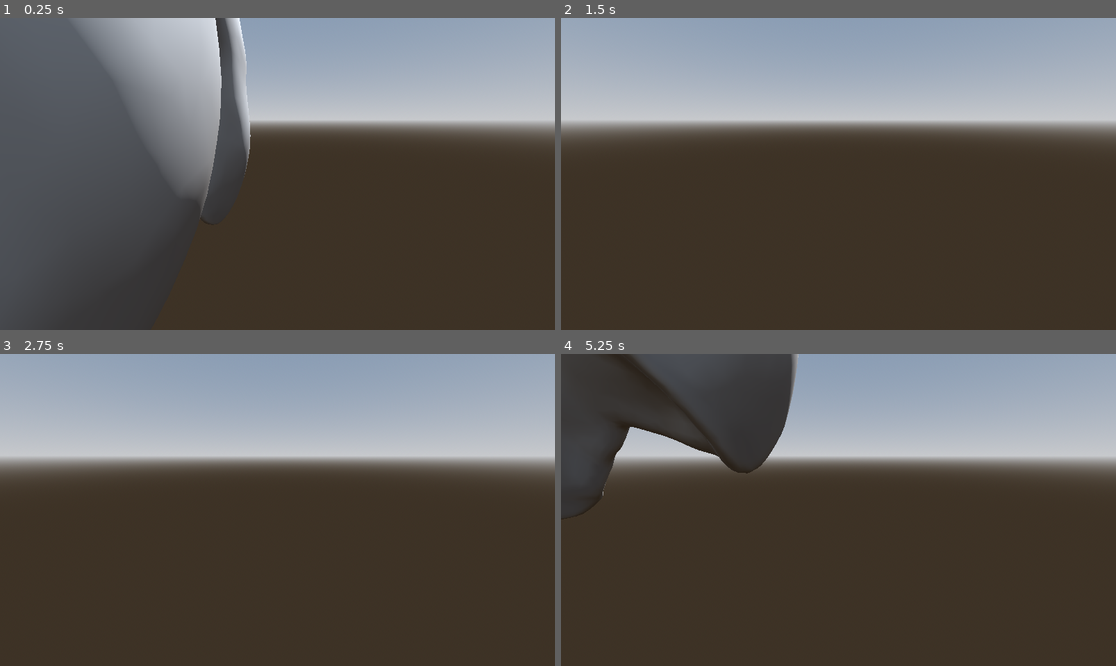
Above: before the commit, frames 1-4 (two rows, left to right).
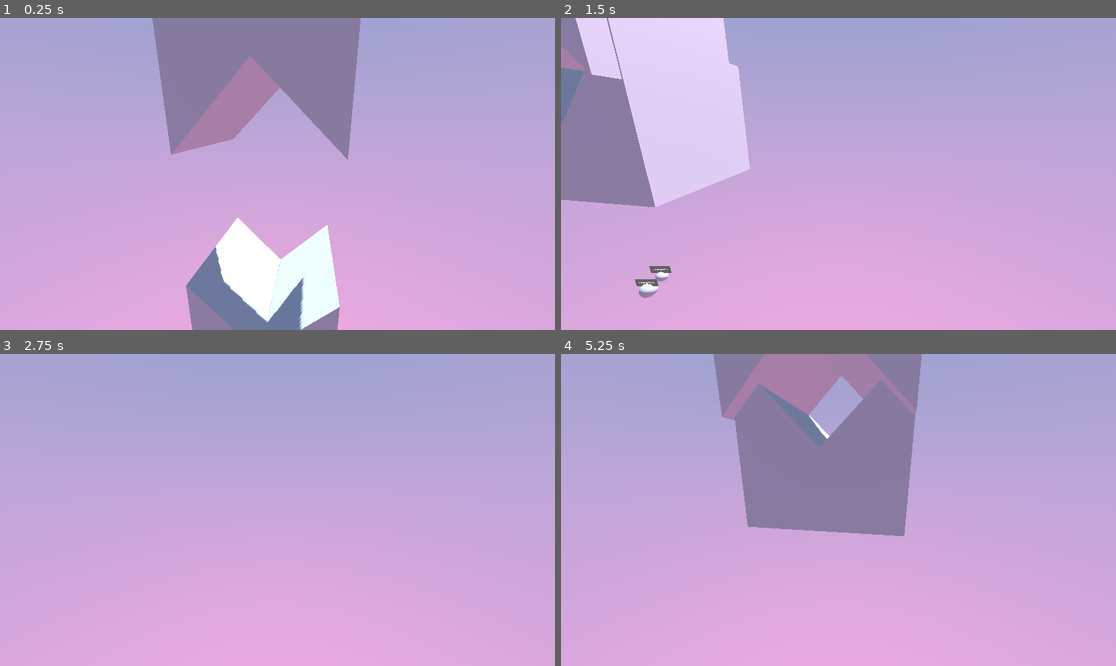
Above: after the commit, the same moments.

Repository: nialsiG/CHEETA
Game: Godot game, scene res://Scenes/world.tscn
The game is run twice, just before and just after one commit, with the same random seed, the same clock (stepped at 60 frames per second) and the same inputs.
Inputs (mouse positions are in pixels of both pictures, inside the frame that each line leads up to):
- Up to frame 1 (0.25 s): no input
- Up to frame 2 (1.5 s): move the mouse to (960, 158) at 0.52 s; hold Right (ui_right) 0.53-1.28 s; click (960, 158) at 0.67 s; move the mouse to (727, 189) at 1.27 s; hold Down (ui_down) from 1.28 s (still down); click (727, 189) at 1.42 s
- Up to frame 3 (2.75 s): move the mouse to (333, 441) at 2.02 s; release Down (ui_down) at 2.03 s; hold Right (ui_right) from 2.03 s (still down); click (333, 441) at 2.17 s
- Up to frame 4 (5.25 s): tap Enter at 2.75 s; move the mouse to (810, 572) at 2.77 s; release Right (ui_right) at 2.78 s; hold Up (ui_up) 2.78-3.53 s; click (810, 572) at 2.92 s; move the mouse to (1005, 556) at 3.52 s; hold Left (ui_left) 3.53-5.03 s; click (1005, 556) at 3.67 s; move the mouse to (672, 463) at 4.27 s; click (672, 463) at 4.42 s; move the mouse to (866, 510) at 5.02 s; hold Down (ui_down) from 5.03 s (still down); click (866, 510) at 5.17 s

The runs differ from the first frame. In frame 1, 94% of the frame differs, in the area x 0-100%, y 0-100%; in frame 2, 91%; in frame 3, 86%; in frame 4, 94%.

Commit message:
simplified collision system + food particle of changeable size

Diff:
--- /dev/null
+++ b/Cheeta/Scenes/food_particle.gd
@@ -0,0 +1,30 @@
+class_name FoodParticle extends CharacterBody3D
+
+# S5 > S4 > S3 > S2 > S1
+enum size { S1, S2, S3, S4, S5 }
+
+@export var initial_size: size = size.S5
+@export var size_factor: float = 0.1
+
+@onready var sphere_mesh: CSGSphere3D = $CSGSphere3D
+@onready var collision_shape: CollisionShape3D = $CollisionShape3D
+
+func _ready():
+	UpdateSize(initial_size)
+
+func _physics_process(delta):
+	# Add the gravity.
+	velocity += get_gravity() * delta
+	move_and_slide()
+
+func UpdateSize(_size: size):
+	var radius: float
+	match _size:
+		size.S1: radius = 1
+		size.S2: radius = 2
+		size.S3: radius = 3
+		size.S4: radius = 4
+		size.S5: radius = 5
+		_: radius = 1
+	sphere_mesh.radius = radius * size_factor
+	collision_shape.shape.radius = radius * size_factor
--- /dev/null
+++ b/Cheeta/Scenes/food_particle.tscn
@@ -0,0 +1,39 @@
+[gd_scene load_steps=4 format=3 uid="uid://dhe8fc0f61kr2"]
+
+[ext_resource type="Script" path="res://Scenes/food_particle.gd" id="1_q2npe"]
+
+[sub_resource type="SphereShape3D" id="SphereShape3D_3hmt0"]
+radius = 0.2
+
+[sub_resource type="ViewportTexture" id="ViewportTexture_j8wk3"]
+viewport_path = NodePath("sticker/SubViewport")
+
+[node name="food_particle" type="CharacterBody3D"]
+script = ExtResource("1_q2npe")
+initial_size = 3
+
+[node name="CSGSphere3D" type="CSGSphere3D" parent="."]
+radius = 0.2
+
+[node name="CollisionShape3D" type="CollisionShape3D" parent="."]
+shape = SubResource("SphereShape3D_3hmt0")
+
+[node name="sticker" type="Node3D" parent="."]
+transform = Transform3D(1, 0, 0, 0, 1, 0, 0, 0, 1, 0.000330448, 0.457386, -0.000211239)
+
+[node name="SubViewport" type="SubViewport" parent="sticker"]
+size = Vector2i(120, 50)
+
+[node name="Label" type="Label" parent="sticker/SubViewport"]
+anchors_preset = 15
+anchor_right = 1.0
+anchor_bottom = 1.0
+grow_horizontal = 2
+grow_vertical = 2
+text = "Contacts: 0"
+horizontal_alignment = 1
+vertical_alignment = 1
+
+[node name="Sprite3D" type="Sprite3D" parent="sticker"]
+billboard = 2
+texture = SubResource("ViewportTexture_j8wk3")
--- a/Cheeta/Scenes/player.gd
+++ b/Cheeta/Scenes/player.gd
@@ -17,7 +17,7 @@
 		_camera.rotation.x = clamp(_camera.rotation.x, -PI/6, PI/6)
 
 func _physics_process(delta):
-	var input_dir = Input.get_vector("ui_left", "ui_right", "ui_up", "ui_down")
+	var input_dir = Input.get_vector("move_left", "move_right", "move_up", "move_down")
 	var direction = (transform.basis * Vector3(input_dir.x, input_dir.y, 0)).normalized()
 
 	if direction:
--- /dev/null
+++ b/Cheeta/Scenes/tooth.gd
@@ -0,0 +1,45 @@
+extends CharacterBody3D
+
+@export var initial_orientation: Vector3
+
+@onready var collision_polygon = $CollisionShape3D
+@onready var static_mesh = $MeshInstance3D
+
+func _ready():
+	#TODO Change mesh based on import
+	#static_mesh.mesh = CreateMesh()
+	#collision_polygon.shape = static_mesh.mesh
+	rotate_x(initial_orientation.x)
+	rotate_y(initial_orientation.y)
+	rotate_z(initial_orientation.z)
+
+
+#region Mesh import
+func CreateMesh():
+	var vertices = PackedVector3Array()
+	print(vertices)
+	vertices.push_back(Vector3(0, 1, 0))
+	print(vertices)
+	vertices.push_back(Vector3(1, 0, 0))
+	print(vertices)
+	vertices.push_back(Vector3(0, 0, 1))
+	print(vertices)
+	vertices.push_back(Vector3(0, 2, 0))
+	print(vertices)
+	vertices.push_back(Vector3(2, 0, 0))
+	print(vertices)
+	vertices.push_back(Vector3(0, 0, 2))
+	print(vertices)
+
+	# Initialize the ArrayMesh.
+	var arr_mesh = ArrayMesh.new()
+	var arrays = []
+	arrays.resize(Mesh.ARRAY_MAX)
+	arrays[Mesh.ARRAY_VERTEX] = vertices
+
+	# Create the Mesh.
+	arr_mesh.add_surface_from_arrays(Mesh.PRIMITIVE_TRIANGLES, arrays)
+	print(arr_mesh.get_faces())
+	print(arr_mesh.get_aabb())
+	return (arr_mesh)
+#endregion
--- /dev/null
+++ b/Cheeta/Scenes/tooth.tscn
@@ -0,0 +1,24 @@
+[gd_scene load_steps=3 format=3 uid="uid://cg12ff4kayco5"]
+
+[ext_resource type="Script" path="res://Scenes/tooth.gd" id="1_f2npo"]
+
+[sub_resource type="ArrayMesh" id="ArrayMesh_sd8sq"]
+
+[node name="tooth" type="CharacterBody3D"]
+script = ExtResource("1_f2npo")
+
+[node name="CSGPolygon3D" type="CSGPolygon3D" parent="."]
+transform = Transform3D(1, 0, 0, 0, 1, 0, 0, 0, 1, 0, 0, 2.5)
+polygon = PackedVector2Array(0, 0, 0, 5, 5, 5, 5, 0, 2.5, 2.5)
+depth = 5.0
+
+[node name="CollisionPolygon3D" type="CollisionPolygon3D" parent="."]
+depth = 5.0
+polygon = PackedVector2Array(0, 0, 0, 5, 5, 5, 5, 0, 2.5, 2.5)
+
+[node name="MeshInstance3D" type="MeshInstance3D" parent="."]
+visible = false
+mesh = SubResource("ArrayMesh_sd8sq")
+
+[node name="CollisionShape3D" type="CollisionShape3D" parent="."]
+visible = false
--- a/Cheeta/Scenes/world.tscn
+++ b/Cheeta/Scenes/world.tscn
@@ -1,15 +1,22 @@
-[gd_scene load_steps=8 format=3 uid="uid://dpjoefpe0kold"]
+[gd_scene load_steps=11 format=3 uid="uid://dpjoefpe0kold"]
 
 [ext_resource type="Script" path="res://Scenes/lower.gd" id="1_5bihv"]
+[ext_resource type="PackedScene" uid="uid://cg12ff4kayco5" path="res://Scenes/tooth.tscn" id="1_md78a"]
 [ext_resource type="PackedScene" uid="uid://6fv002hffeil" path="res://Scenes/player.tscn" id="2_llk3r"]
-[ext_resource type="PackedScene" uid="uid://b7tfx008pvdr7" path="res://Assets/Semnopithecus-entellus_USNM-49779_lm2_60_0.55_-0.58.obj" id="3_ptly3"]
+[ext_resource type="PackedScene" uid="uid://dhe8fc0f61kr2" path="res://Scenes/food_particle.tscn" id="4_gu4m8"]
 
-[sub_resource type="ProceduralSkyMaterial" id="ProceduralSkyMaterial_q44wh"]
-sky_horizon_color = Color(0.64625, 0.65575, 0.67075, 1)
-ground_horizon_color = Color(0.64625, 0.65575, 0.67075, 1)
+[sub_resource type="Gradient" id="Gradient_ow6wo"]
+colors = PackedColorArray(0.1764, 0.4788, 0.63, 1, 1, 0.54, 0.816, 1)
+
+[sub_resource type="GradientTexture2D" id="GradientTexture2D_kxid1"]
+gradient = SubResource("Gradient_ow6wo")
+fill_to = Vector2(0, 1)
+
+[sub_resource type="PanoramaSkyMaterial" id="PanoramaSkyMaterial_ygdvt"]
+panorama = SubResource("GradientTexture2D_kxid1")
 
 [sub_resource type="Sky" id="Sky_cb6wi"]
-sky_material = SubResource("ProceduralSkyMaterial_q44wh")
+sky_material = SubResource("PanoramaSkyMaterial_ygdvt")
 
 [sub_resource type="Environment" id="Environment_bj6el"]
 background_mode = 2
@@ -18,10 +25,10 @@
 
 [sub_resource type="Curve3D" id="Curve3D_bisr0"]
 _data = {
-"points": PackedVector3Array(0, 0, 0, 0, 0, 0, -0.153429, -0.0143006, -1.5883, 0, 0, 0, 0, 0, 0, -0.172344, 0.316849, -0.0691938, 0, 0, 0, 0, 0, 0, -0.0482455, 0.2909, 1.88721, 0, 0, 0, 0, 0, 0, -0.288106, 0.139866, 3.41065, 0, 0, 0, 0, 0, 0, -0.151358, -0.38918, 4.03457, 0, 0, 0, 0, 0, 0, -0.110535, -0.802366, 2.2208, 0, 0, 0, 0, 0, 0, -0.33224, -0.80007, -0.261957, 0, 0, 0, 0, 0, 0, -0.266499, -0.547029, -1.23365, 0, 0, 0, 0, 0, 0, -0.153429, -0.0143006, -1.5883),
-"tilts": PackedFloat32Array(0, 0, 0, 0, 0, 0, 0, 0, 0)
+"points": PackedVector3Array(0, 0, 0, 0, 0, 0, -0.269001, 1.00428, -1.11178, 0, 0, 0, 0, 0, 0, -0.269379, 1.00532, -0.111784, 0, 0, 0, 0, 0, 0, -0.270624, -0.930726, 1.0158, 0, 0, 0, 0, 0, 0, -0.271334, -2.99365, 0.892351, 0, 0, 0, 0, 0, 0, -0.272122, -4.99365, 0.894418, 0, 0, 0, 0, 0, 0, -0.37903, -6.91718, -0.605593, 0, 0, 0, 0, 0, 0, -0.270986, -4.99675, -2.10558, 0, 0, 0, 0, 0, 0, -0.270198, -2.99675, -2.10765, 0, 0, 0, 0, 0, 0, -0.26941, -0.996751, -2.10971, 0, 0, 0, 0, 0, 0, -0.269001, 1.00428, -1.11178),
+"tilts": PackedFloat32Array(0, 0, 0, 0, 0, 0, 0, 0, 0, 0)
 }
-point_count = 9
+point_count = 10
 
 [node name="world" type="Node3D"]
 transform = Transform3D(1, -0.000393621, 0.000378934, 0.000393996, 0.999999, -0.0010338, -0.000378543, 0.00103395, 0.999999, 0, 0, 0)
@@ -33,28 +40,43 @@
 [node name="WorldEnvironment" type="WorldEnvironment" parent="."]
 environment = SubResource("Environment_bj6el")
 
+[node name="player" parent="." instance=ExtResource("2_llk3r")]
+transform = Transform3D(1, -4.78906e-11, 2.91038e-11, -6.22435e-12, 1, 0, 0, 2.32831e-10, 1, 5.82077e-11, 1, 7)
+
 [node name="teeth" type="Node3D" parent="."]
-transform = Transform3D(1, -1.70814e-11, 2.91038e-11, -7.61702e-12, 1, 0, -2.91038e-11, 0, 1, -2.73174, -2.32831e-10, 1.10961)
+transform = Transform3D(1, -4.78337e-11, 2.91038e-11, -6.19593e-12, 1, 0, -2.91038e-11, 1.16415e-10, 1, -2.73174, -1.16415e-10, 1.10961)
 
-[node name="upper" type="CharacterBody3D" parent="teeth"]
+[node name="upper" type="Node3D" parent="teeth"]
+transform = Transform3D(1, 1.19655e-11, 0, -3.67208e-11, 1, -1.16415e-10, 0, 1.16415e-10, 1, 0, 0, 0)
+
+[node name="tooth_upper" parent="teeth/upper" instance=ExtResource("1_md78a")]
+transform = Transform3D(-4.37114e-08, 0, 1, 0, 1, 0, -1, 0, -4.37114e-08, 0, 0, -2.5)
+initial_orientation = Vector3(0, -1.732, 0)
 
 [node name="lower" type="Node3D" parent="teeth"]
+transform = Transform3D(1, 1.19655e-11, 0, -3.67208e-11, 1, -1.16415e-10, 0, 1.16415e-10, 1, 0, 0, 0)
 script = ExtResource("1_5bihv")
 
 [node name="Path3D" type="Path3D" parent="teeth/lower"]
-transform = Transform3D(1, 0, 0, 0, 1, 0, 0, 0, 1, 0, 0, 3)
+transform = Transform3D(1, 0, 0, 0, 1, 0, 0, 0, 1, 2.90346, 1.98751, -1.18994)
 curve = SubResource("Curve3D_bisr0")
 
 [node name="PathFollow3D" type="PathFollow3D" parent="teeth/lower/Path3D"]
-transform = Transform3D(0.999984, 0, 0, 0, 0.999984, 0, 0, 0, 0.999988, -0.153429, -0.0143006, -1.5883)
+transform = Transform3D(0.999984, 0, 0, 0, 0.999984, 0, 0, 0, 0.999988, -0.353879, -6.46466, -0.25271)
+progress = 9.17647
 rotation_mode = 0
 use_model_front = true
 
-[node name="Node3D" type="Node3D" parent="teeth/lower/Path3D/PathFollow3D"]
-transform = Transform3D(1, 0, 0, 0, -4.37114e-08, 1, 0, -1, -4.37114e-08, 0, 0, 0)
+[node name="tooth_lower" parent="teeth/lower/Path3D/PathFollow3D" instance=ExtResource("1_md78a")]
+transform = Transform3D(-4.37114e-08, 0, 1, 0, 1, 0, -1, 0, -4.37114e-08, -2.5, 0, 0)
+initial_orientation = Vector3(0, 1.732, 3.14)
 
-[node name="Semnopithecus-entellus_USNM-49779_lm2_60_0_55_-0_58" parent="teeth/lower/Path3D/PathFollow3D/Node3D" instance=ExtResource("3_ptly3")]
-transform = Transform3D(-0.99993, -8.00355e-11, -0.0124509, 0.00265169, 0.977065, -0.212958, 0.0121652, -0.212974, -0.976987, -0.135841, 0.315012, 1.37804)
+[node name="food_particles" type="Node3D" parent="."]
+transform = Transform3D(1, -1.87299e-11, 0, -6.16751e-12, 1, 0, 0, 1.16415e-10, 1, 0, 0, 0)
 
-[node name="player" parent="." instance=ExtResource("2_llk3r")]
-transform = Transform3D(1, -1.33412e-10, 1.16415e-10, -6.57963e-11, 1, 0, -8.73115e-11, 0, 1, 0.00469702, 1.5672, 6.29654)
+[node name="food_particle" parent="food_particles" instance=ExtResource("4_gu4m8")]
+transform = Transform3D(1, 0, 0, 0, 1, 0, 0, 0, 1, -2.52694, 1.27763, -2.29022)
+initial_size = 2
+
+[node name="food_particle2" parent="food_particles" instance=ExtResource("4_gu4m8")]
+transform = Transform3D(1, 0, 0, 0, 1, 0, 0, 0, 1, -2.51752, 1.2383, -2.01594)
--- a/Cheeta/project.godot
+++ b/Cheeta/project.godot
@@ -15,6 +15,53 @@
 config/features=PackedStringArray("4.3", "GL Compatibility")
 config/icon="res://icon.svg"
 
+[input]
+
+move_right={
+"deadzone": 0.5,
+"events": [Object(InputEventKey,"resource_local_to_scene":false,"resource_name":"","device":-1,"window_id":0,"alt_pressed":false,"shift_pressed":false,"ctrl_pressed":false,"meta_pressed":false,"pressed":false,"keycode":0,"physical_keycode":4194321,"key_label":0,"unicode":0,"location":0,"echo":false,"script":null)
+, Object(InputEventKey,"resource_local_to_scene":false,"resource_name":"","device":-1,"window_id":0,"alt_pressed":false,"shift_pressed":false,"ctrl_pressed":false,"meta_pressed":false,"pressed":false,"keycode":0,"physical_keycode":68,"key_label":0,"unicode":100,"location":0,"echo":false,"script":null)
+]
+}
+move_left={
+"deadzone": 0.5,
+"events": [Object(InputEventKey,"resource_local_to_scene":false,"resource_name":"","device":-1,"window_id":0,"alt_pressed":false,"shift_pressed":false,"ctrl_pressed":false,"meta_pressed":false,"pressed":false,"keycode":0,"physical_keycode":4194319,"key_label":0,"unicode":0,"location":0,"echo":false,"script":null)
+, Object(InputEventKey,"resource_local_to_scene":false,"resource_name":"","device":-1,"window_id":0,"alt_pressed":false,"shift_pressed":false,"ctrl_pressed":false,"meta_pressed":false,"pressed":false,"keycode":0,"physical_keycode":65,"key_label":0,"unicode":113,"location":0,"echo":false,"script":null)
+]
+}
+move_up={
+"deadzone": 0.5,
+"events": [Object(InputEventKey,"resource_local_to_scene":false,"resource_name":"","device":-1,"window_id":0,"alt_pressed":false,"shift_pressed":false,"ctrl_pressed":false,"meta_pressed":false,"pressed":false,"keycode":0,"physical_keycode":4194320,"key_label":0,"unicode":0,"location":0,"echo":false,"script":null)
+, Object(InputEventKey,"resource_local_to_scene":false,"resource_name":"","device":-1,"window_id":0,"alt_pressed":false,"shift_pressed":false,"ctrl_pressed":false,"meta_pressed":false,"pressed":false,"keycode":0,"physical_keycode":87,"key_label":0,"unicode":122,"location":0,"echo":false,"script":null)
+]
+}
+move_down={
+"deadzone": 0.5,
+"events": [Object(InputEventKey,"resource_local_to_scene":false,"resource_name":"","device":-1,"window_id":0,"alt_pressed":false,"shift_pressed":false,"ctrl_pressed":false,"meta_pressed":false,"pressed":false,"keycode":0,"physical_keycode":4194322,"key_label":0,"unicode":0,"location":0,"echo":false,"script":null)
+, Object(InputEventKey,"resource_local_to_scene":false,"resource_name":"","device":-1,"window_id":0,"alt_pressed":false,"shift_pressed":false,"ctrl_pressed":false,"meta_pressed":false,"pressed":false,"keycode":0,"physical_keycode":83,"key_label":0,"unicode":115,"location":0,"echo":false,"script":null)
+]
+}
+right_click={
+"deadzone": 0.5,
+"events": [Object(InputEventMouseButton,"resource_local_to_scene":false,"resource_name":"","device":-1,"window_id":0,"alt_pressed":false,"shift_pressed":false,"ctrl_pressed":false,"meta_pressed":false,"button_mask":0,"position":Vector2(0, 0),"global_position":Vector2(0, 0),"factor":1.0,"button_index":7,"canceled":false,"pressed":false,"double_click":false,"script":null)
+]
+}
+left_click={
+"deadzone": 0.5,
+"events": [Object(InputEventMouseButton,"resource_local_to_scene":false,"resource_name":"","device":-1,"window_id":0,"alt_pressed":false,"shift_pressed":false,"ctrl_pressed":false,"meta_pressed":false,"button_mask":0,"position":Vector2(0, 0),"global_position":Vector2(0, 0),"factor":1.0,"button_index":1,"canceled":false,"pressed":false,"double_click":false,"script":null)
+]
+}
+zoom_in={
+"deadzone": 0.5,
+"events": [Object(InputEventMouseButton,"resource_local_to_scene":false,"resource_name":"","device":-1,"window_id":0,"alt_pressed":false,"shift_pressed":false,"ctrl_pressed":false,"meta_pressed":false,"button_mask":0,"position":Vector2(0, 0),"global_position":Vector2(0, 0),"factor":1.0,"button_index":4,"canceled":false,"pressed":false,"double_click":false,"script":null)
+]
+}
+zoom_out={
+"deadzone": 0.5,
+"events": [Object(InputEventMouseButton,"resource_local_to_scene":false,"resource_name":"","device":-1,"window_id":0,"alt_pressed":false,"shift_pressed":false,"ctrl_pressed":false,"meta_pressed":false,"button_mask":0,"position":Vector2(0, 0),"global_position":Vector2(0, 0),"factor":1.0,"button_index":5,"canceled":false,"pressed":false,"double_click":false,"script":null)
+]
+}
+
 [rendering]
 
 renderer/rendering_method="gl_compatibility"
Not shown, removed: Cheeta/Assets/Semnopithecus-entellus_USNM-49779_lm2_60_0.55_-0.58.obj
Not shown, removed: Cheeta/Assets/Semnopithecus-entellus_USNM-49779_lm2_60_0.55_-0.58.obj.import
Not shown, removed: Cheeta/Assets/Semnopithecus-entellus_USNM-49779_um2_60_0.55_-0.58.obj
Not shown, removed: Cheeta/Assets/Semnopithecus-entellus_USNM-49779_um2_60_0.55_-0.58.obj.import
